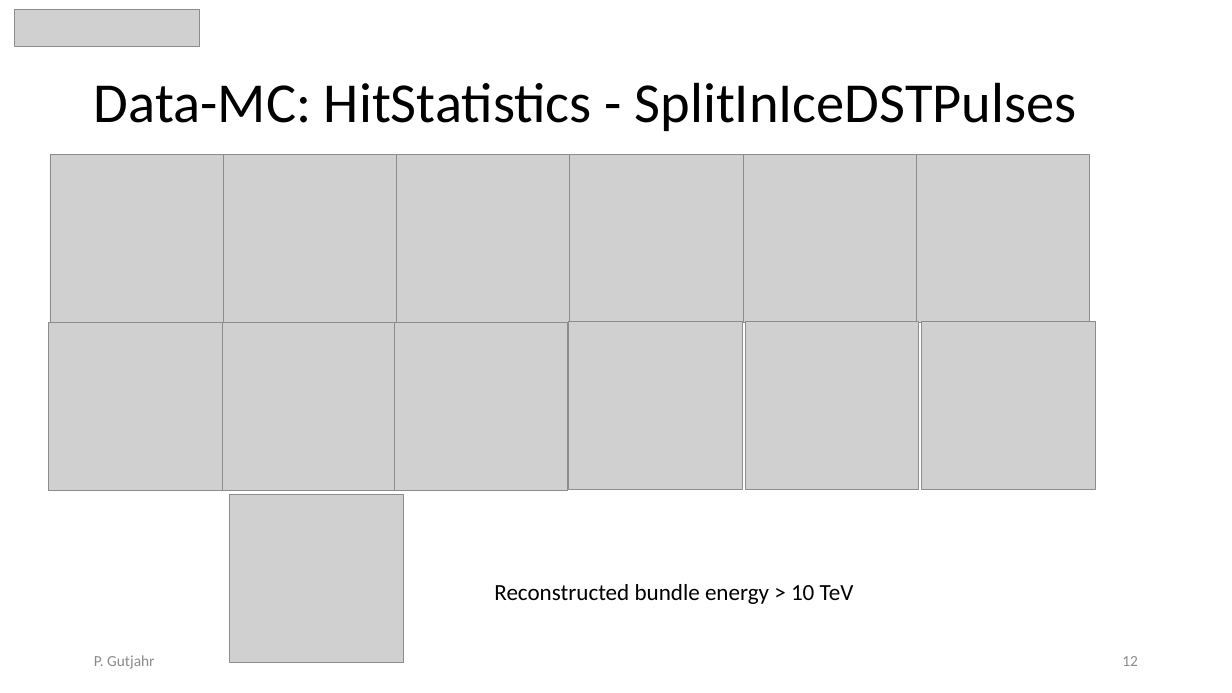
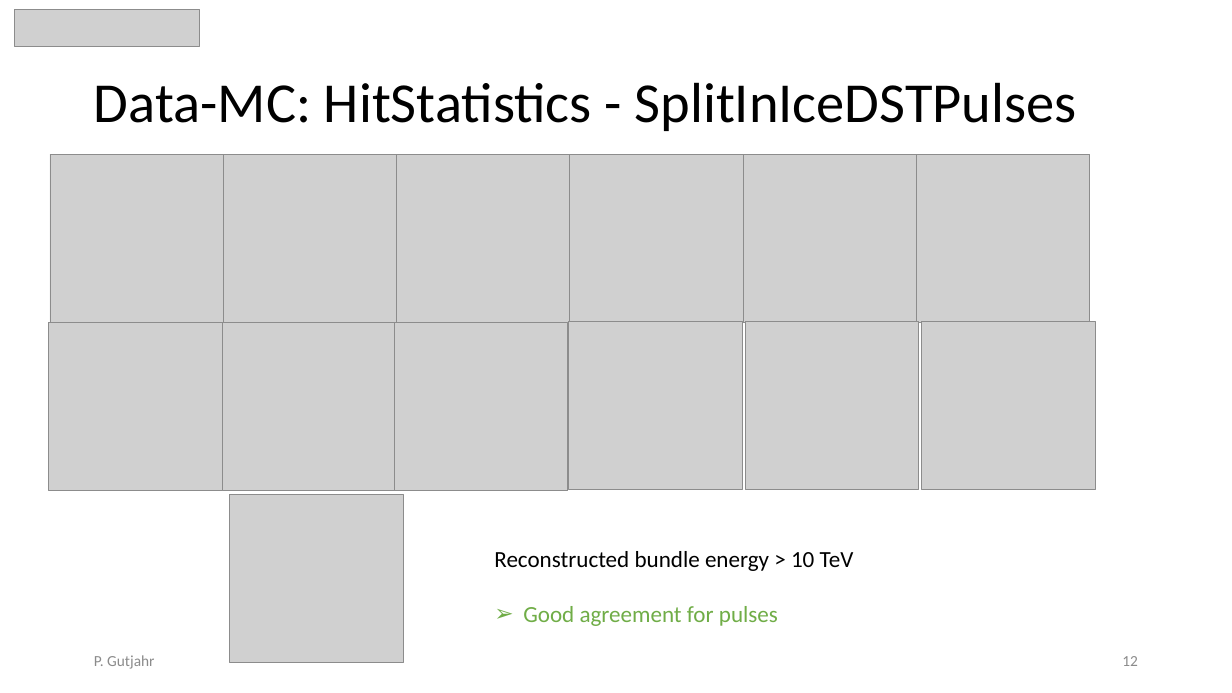
Before and after one commit to pascalgutjahr/presentations, a slide deck: slide 12 of cr_group/cr_call_2023_09_22.pptx. Drawn at 1232x693 pixels with LibreOffice and Linux fonts; fonts in the diff are those of the drawing; grey boxes stand for pictures. Boxes give left, top, right and bottom in pixels: in the first picture for what was removed or moved away, otherwise in the second. Text is boxed around its words. In the diff, an @@ line names an element or a change of style, - is before the commit and + after.

```diff
--- a/cr_group/cr_call_2023_09_22.pptx
+++ b/cr_group/cr_call_2023_09_22.pptx
@@ text "Reconstructed bundle energy > 10 ..." moved from (x1=494, y1=584, x2=854, y2=604) to (x1=494, y1=551, x2=854, y2=626) @@
@@ text at (x1=523, y1=606, x2=778, y2=626): paragraph added @@
+➢ Good agreement for pulses
```
Also in this commit, not shown: 11 other slides changed, 6 slides added, 1 slide removed.
